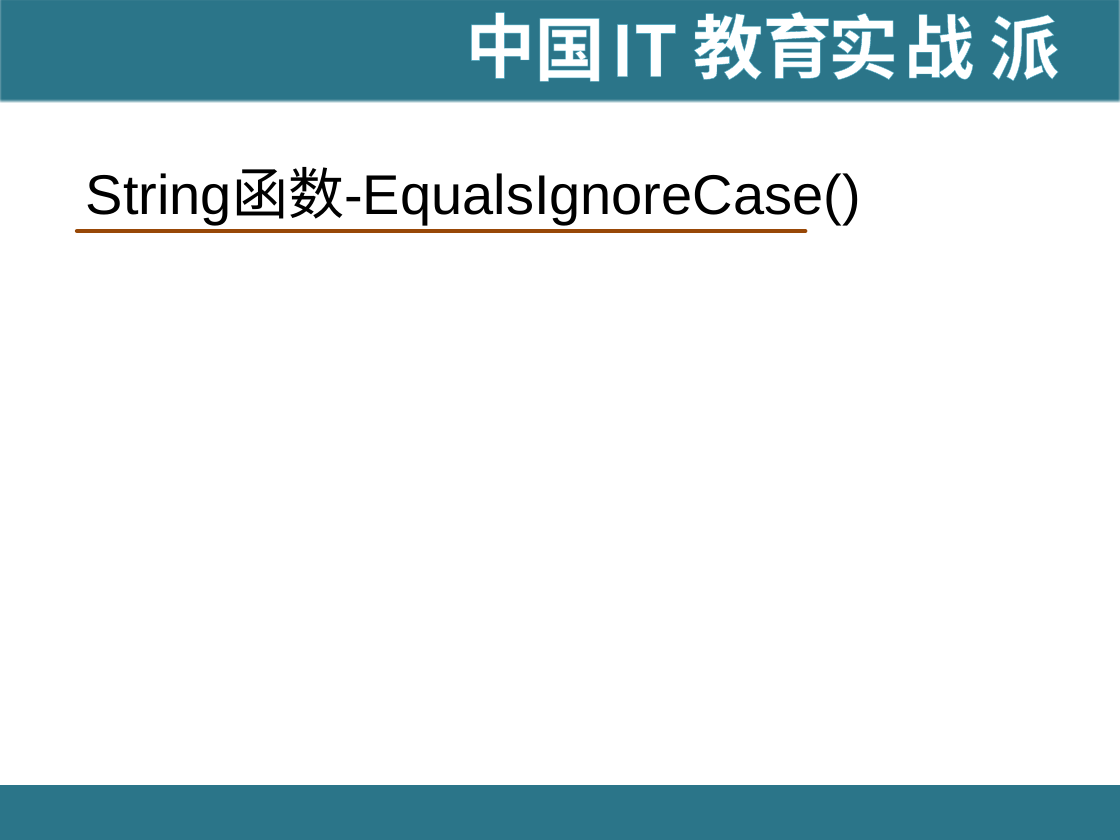
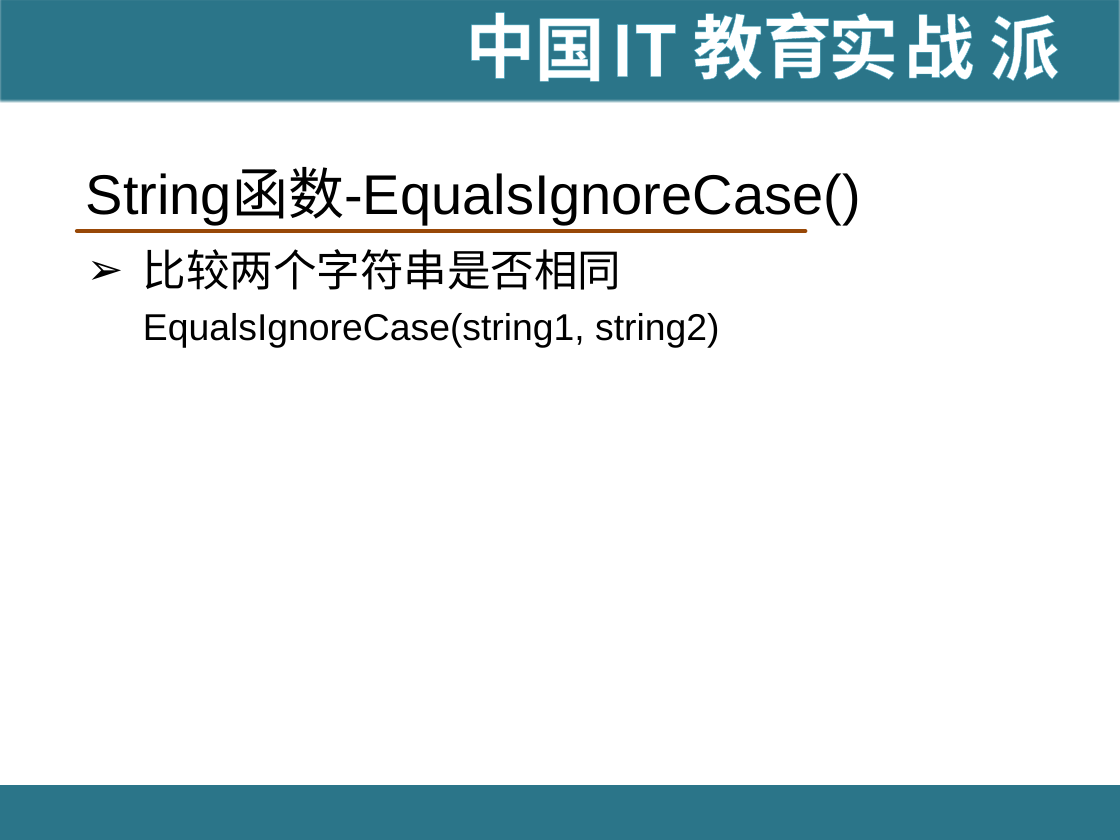
Before and after one commit to hanningxiao/BigData, a slide deck: slide 75 of [IT18掌www.it18zhang.com]Pig.pptx (slide 70 before the commit). Drawn at 1120x840 pixels with LibreOffice and Linux fonts; fonts in the diff are those of the drawing; background and template pictures are left out. Boxes give left, top, right and bottom in pixels: in the first picture for what was removed or moved away, otherwise in the second. Text is boxed around its words. In the diff, an @@ line names an element or a change of style, - is before the commit and + after.

```diff
--- a/[IT18掌www.it18zhang.com]Pig.pptx
+++ b/[IT18掌www.it18zhang.com]Pig.pptx
@@ text added at (143,249,719,348), 24 pt, text #000000 @@
+➢ 比较两个字符串是否相同
+  EqualsIgnoreCase(string1, string2)
```
Also in this commit, not shown: 43 other slides changed, 5 slides added, 5 slides removed.
